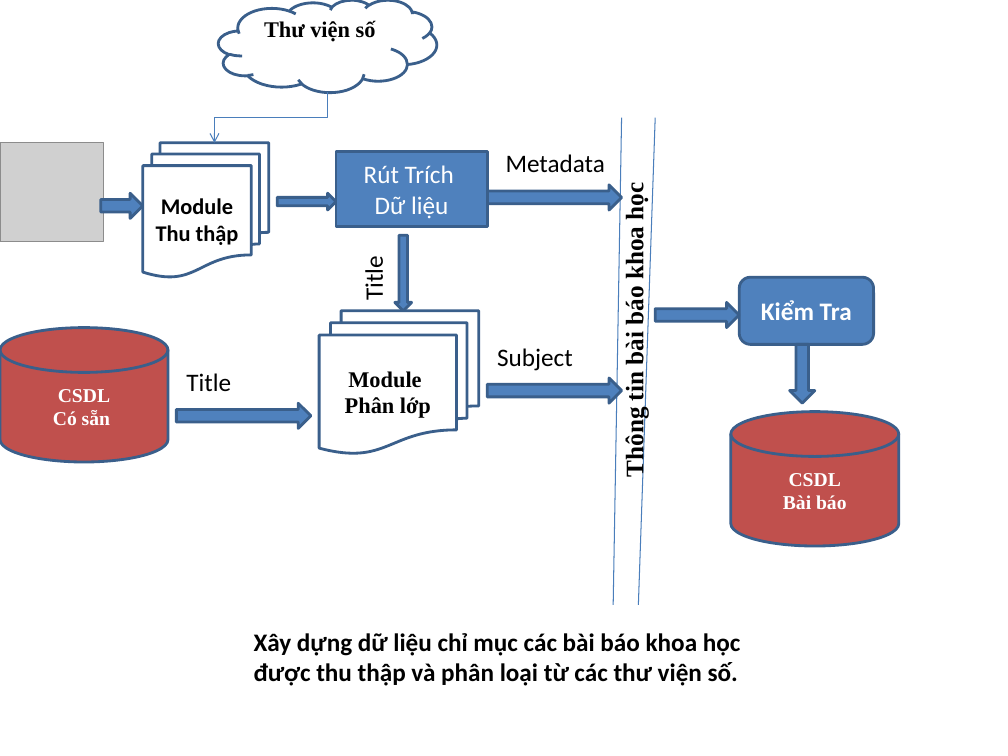
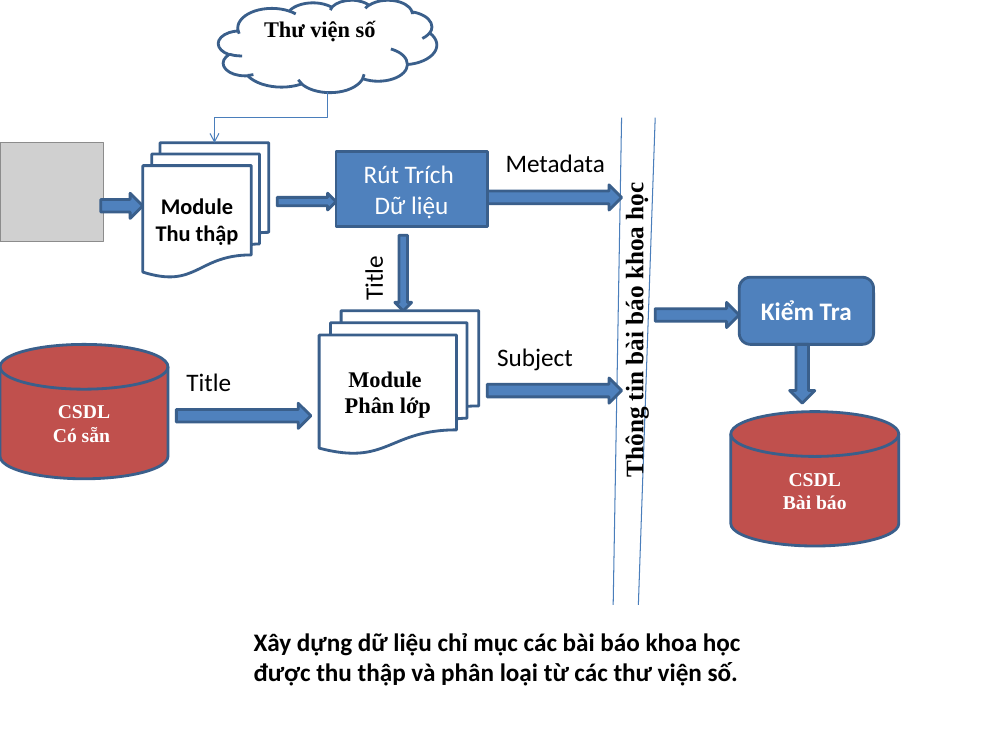
Before and after one commit to tiendv/detaitotnghiep, a slide deck: slide 1 of Outline thesis/De cuong/Kientrucdetai_26_8.pptx. Drawn at 1008x756 pixels with LibreOffice and Linux fonts; fonts in the diff are those of the drawing; grey boxes stand for pictures. Boxes give left, top, right and bottom in pixels: in the first picture for what was removed or moved away, otherwise in the second. Text is boxed around its words. In the diff, an @@ line names an element or a change of style, - is before the commit and + after.

Commit message:
Chinh sua ngay 31/8

```diff
--- a/Outline thesis/De cuong/Kientrucdetai_26_8.pptx
+++ b/Outline thesis/De cuong/Kientrucdetai_26_8.pptx
@@ cylinder "CSDL": place and size @@
-cylinder "CSDL" at (0,328,168,462)
+cylinder "CSDL" at (0,345,168,479)
```
